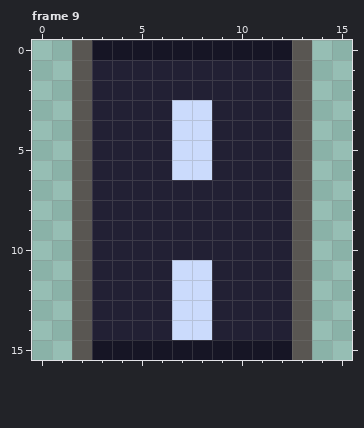
Two states of a pixel-art file, art/conveyor.aseprite. Above is the file before it was changed.
16x16 pixels, 9 frames. Shown: frame 9. The commit also changed other frames, which this record leaves out.
Once edited:
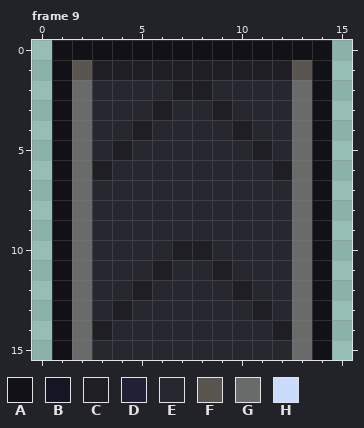
Palette (. is transparent): A #121117  B #161525  C #1f1e25  D #222034  E #272730  F #595652  G #696a6a  H #cbdbfc
Diff:
{"change": "layer \"Belt8\" added"}
{"change": "layer \"Belt7\" added"}
{"change": "layer \"Belt6\" added"}
{"change": "layer \"Belt5\" added"}
{"change": "layer \"Belt4\" added"}
{"change": "layer \"Belt3\" added"}
{"change": "layer \"Belt2\" added"}
{"change": "layer \"Belt1\" added"}
{"change": "layer \"Top\" added"}
{"change": "layer \"Layer 1\" removed"}
{"where": "frame 9, layers \"Top\", \"Belt1\""}
{"frame":9,"y":0,"x":1,"old":".FBBBBBBBBBBF.","new":"AAAAAAAAAAAAAA"}
{"frame":9,"y":1,"x":1,"old":".","new":"A"}
{"frame":9,"y":1,"x":3,"old":"DDDDDDDDDD","new":"CCCCCCCCCC"}
{"frame":9,"y":1,"x":14,"old":".","new":"A"}
{"frame":9,"y":2,"x":1,"old":".FDDDDDDDDDDF.","new":"AGEEEECCEEEEGA"}
{"frame":9,"y":3,"x":1,"old":".FDDDDHHDDDDF.","new":"AGEEECEECEEEGA"}
{"frame":9,"y":4,"x":1,"old":".FDDDDHHDDDDF.","new":"AGEECEEEECEEGA"}
{"frame":9,"y":5,"x":1,"old":".FDDDDHHDDDDF.","new":"AGECEEEEEECEGA"}
{"frame":9,"y":6,"x":1,"old":".FDDDDHHDDDDF.","new":"AGCEEEEEEEECGA"}
{"frame":9,"y":7,"x":1,"old":".FDDDDDDDDDDF.","new":"AGEEEEEEEEEEGA"}
{"frame":9,"y":8,"x":1,"old":".FDDDDDDDDDDF.","new":"AGEEEEEEEEEEGA"}
{"frame":9,"y":9,"x":1,"old":".FDDDDDDDDDDF.","new":"AGEEEEEEEEEEGA"}
{"frame":9,"y":10,"x":1,"old":".FDDDDDDDDDDF.","new":"AGEEEECCEEEEGA"}
{"frame":9,"y":11,"x":1,"old":".FDDDDHHDDDDF.","new":"AGEEECEECEEEGA"}
{"frame":9,"y":12,"x":1,"old":".FDDDDHHDDDDF.","new":"AGEECEEEECEEGA"}
{"frame":9,"y":13,"x":1,"old":".FDDDDHHDDDDF.","new":"AGECEEEEEECEGA"}
{"frame":9,"y":14,"x":1,"old":".FDDDDHHDDDDF.","new":"AGCEEEEEEEECGA"}
{"frame":9,"y":15,"x":1,"old":".FBBBBBBBBBBF.","new":"AGEEEEEEEEEEGA"}
{"label":"changed","picture_box":[52,40,332,360]}
